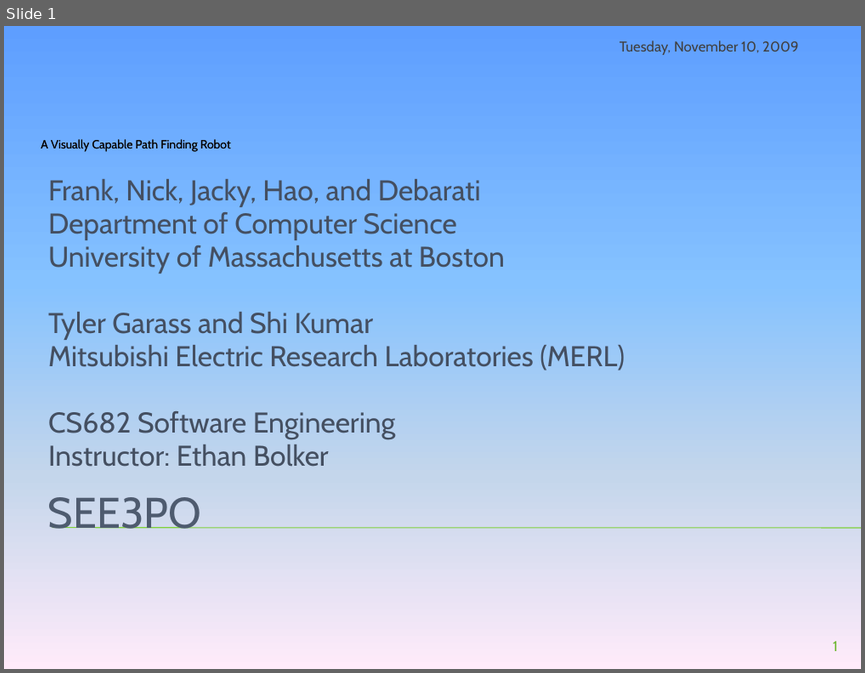
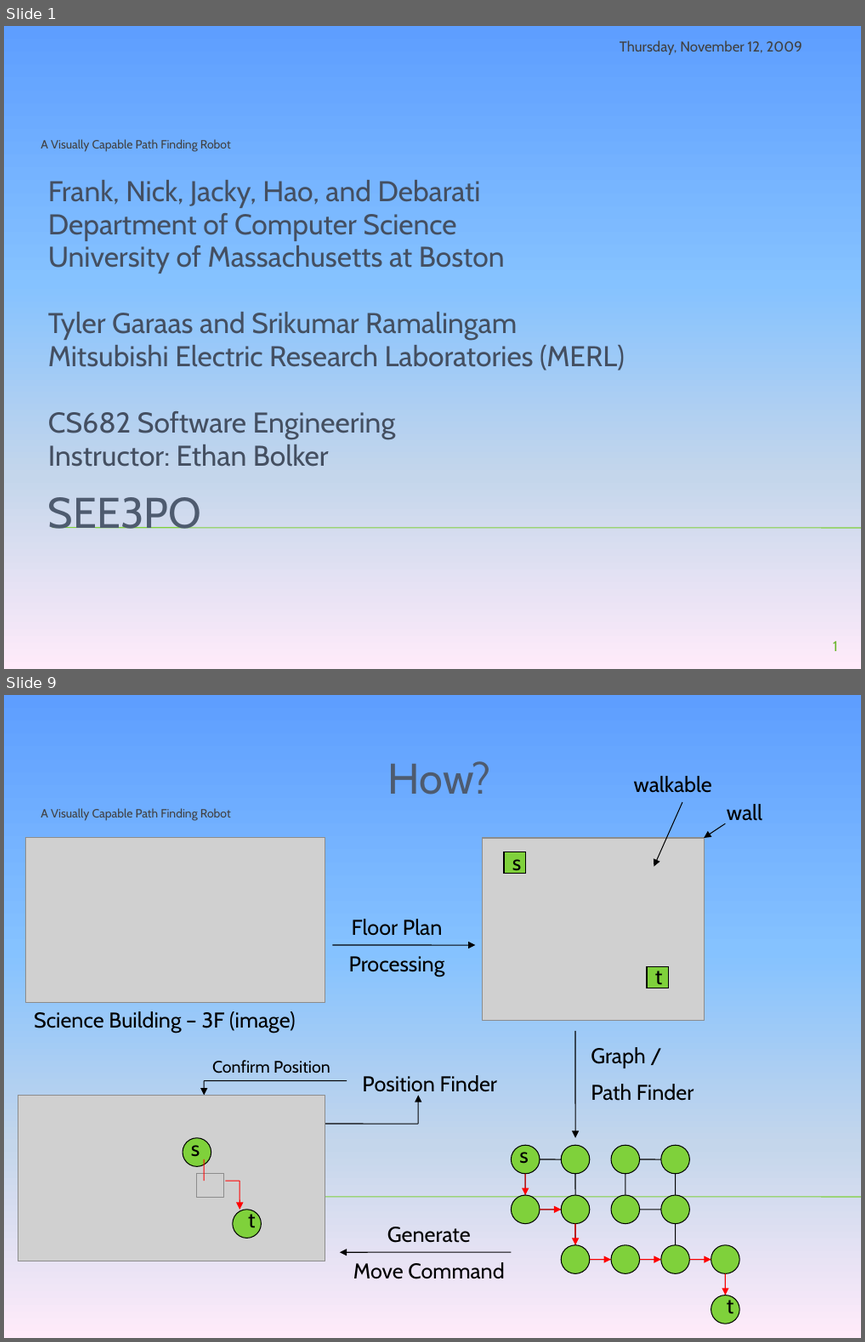
Before and after one commit to tkram01/see3po, a slide deck: Documents/VentureCapital.pptx. Shown one above the other, each under a label of ours: slide 1 before the commit, slides 1 and 9 after it; the slides between them are not shown. The pictures are 865x673 and 865x1342 pixels, drawn with LibreOffice and Linux fonts; fonts in the diff are those of the drawing; grey boxes stand for pictures; background and template pictures are left out. Boxes give left, top, right and bottom in pixels: in the first picture for what was removed or moved away, otherwise in the second. Text is boxed around its words. In the diff, an @@ line names an element or a change of style, - is before the commit and + after.

```diff
--- a/Documents/VentureCapital.pptx
+++ b/Documents/VentureCapital.pptx
@@ slide 9 added at [4,695,861,1338], background gradient #5E9EFF to #85C2FF to #C4D6EB to #FFEBFA; not listed: 2 template elements that a slide beside it also shows @@
@@ picture added at [25,838,325,1003] @@
@@ text added at [349,919,445,976], 18 pt, text #000000 @@
+Floor Plan
+Processing
@@ arrow added from (332, 945) to (475, 945), #000000 0.75 pt @@
@@ group added at [482,776,762,1021]: 4 texts, 2 arrows, 2 rectangles, 1 picture @@
+wall
+walkable
+s
+t
@@ text added at [34,1011,295,1032], 18 pt, text #000000 @@
+Science Building – 3F (image)
@@ arrow added from (575, 1031) to (575, 1138), #000000 0.75 pt @@
@@ text added at [590,1047,693,1100], 18 pt, text #000000 @@
+Graph /
+Path Finder
@@ group added at [204,1060,497,1123]: 2 texts, 2 lines, 2 arrows @@
+Position Finder
+Confirm Position
@@ title added at [40,1150,833,1265], 36 pt, text #4E5B6F @@
+How?
@@ group added at [18,1095,325,1261]: 2 pictures, 2 ellipses, 2 texts, 2 lines, 1 arrow @@
+s
+t
@@ text added at [353,1226,504,1279], 18 pt, text #000000 @@
+Generate
+Move Command
@@ arrow added from (511, 1252) to (340, 1252), #000000 0.75 pt @@
@@ group added at [511,1145,739,1323]: 14 lines, 13 ellipses, 7 arrows, 2 texts @@
+s
+t
@@ slide 1 changed as well @@
@@ text at [619,40,802,55]: text changed @@
-Tuesday, November 10, 2009
+Thursday, November 12, 2009
@@ text removed at [41,139,231,152] @@
-A Visually Capable Path Finding Robot
@@ subtitle at [48,312,517,340]: text changed; text colour #444F61 to #455062 @@
-Tyler Garass and Shi Kumar
+Tyler Garaas and Srikumar Ramalingam
```
Also in this commit, not shown: 2 other slides changed, 11 other slides added, 6 slides removed, 1 other file.
